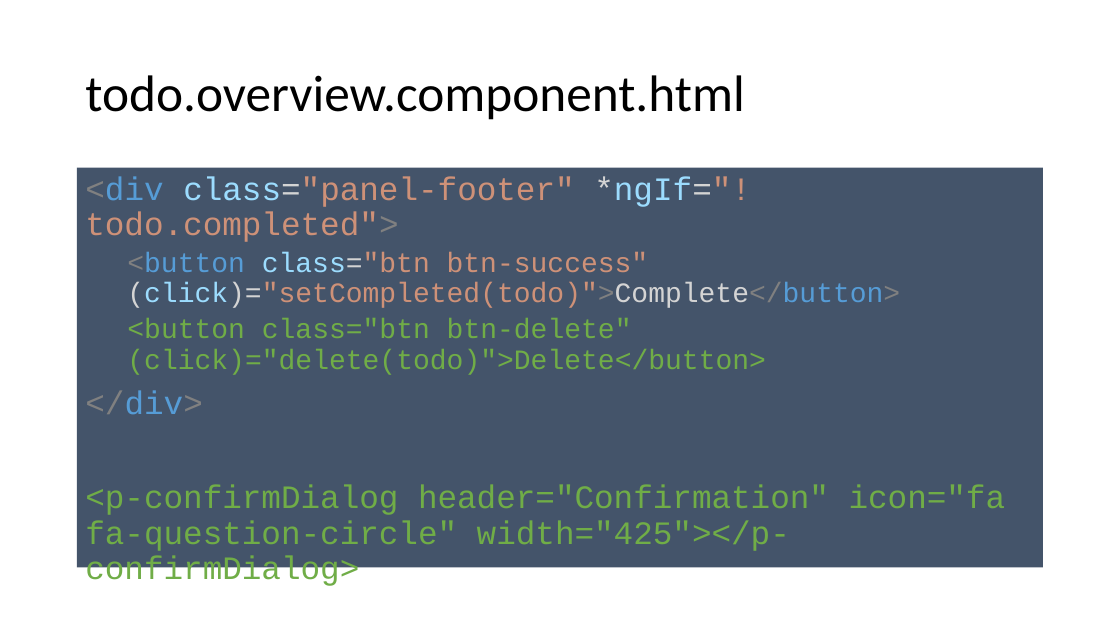
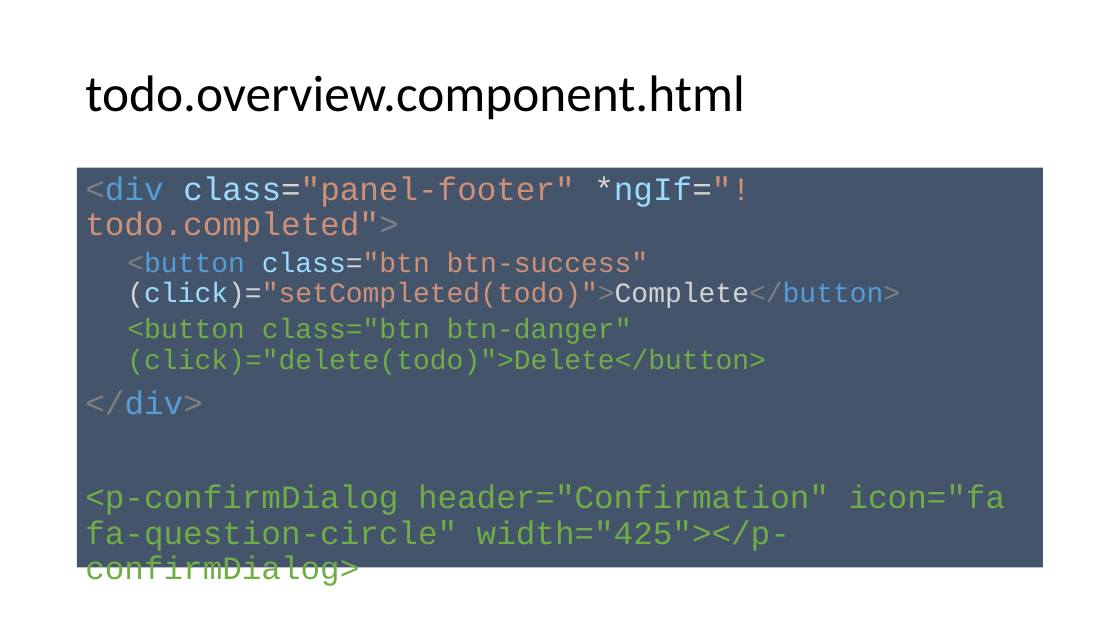
Before and after one commit to spirit-coding/todo-app-aj33349, a slide deck: slide 50 of Angular2.pptx. Drawn at 1120x630 pixels with LibreOffice and Linux fonts; fonts in the diff are those of the drawing. Boxes give left, top, right and bottom in pixels: in the first picture for what was removed or moved away, otherwise in the second. Text is boxed around its words. In the diff, an @@ line names an element or a change of style, - is before the commit and + after.

```diff
--- a/Angular2.pptx
+++ b/Angular2.pptx
@@ text at (127, 318, 766, 375): text changed @@
-  <button class="btn btn-delete" (click)="delete(todo)">Delete</button>
+  <button class="btn btn-danger" (click)="delete(todo)">Delete</button>
```
Also in this commit, not shown: 12 slides added, 8 other files.
